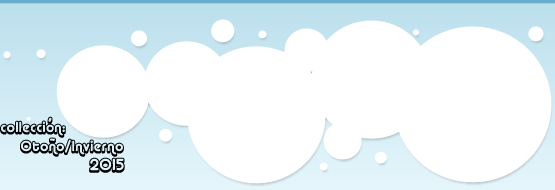
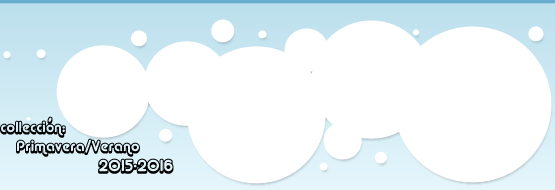
The second 555px x 190px image is a revision of the first. Changes to its layers:
renamed "2015" to "2015-2016", painted on it over <box>89,157,174,174</box>
renamed "Otoño/Invierno" to "Primavera/Verano", painted on it over <box>16,137,140,157</box>
